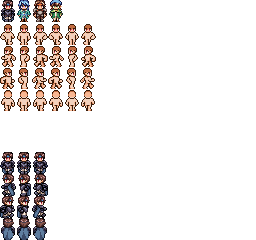
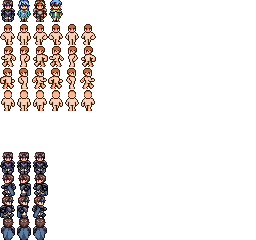
Two versions of the same layered image (256x240). Layer-by-layer changes:
painted on "Paint Layer 4" (2nd of 2, in "Hilda") over [2, 0, 13, 6]
painted on "Line" (3rd of 28, in "Hilda") over [2, 0, 13, 6]
painted on "Color" (4th of 29, in "Hilda") over [2, 0, 13, 6]
painted on "Paint Layer 3" (2nd of 2, in "Jawhn") over [2, 0, 13, 6]
painted on "Line" (19th of 28, in "Male" › "back_walk1_male") over [2, 0, 45, 158]
painted on "Color" (20th of 29, in "Male" › "back_walk1_male") over [2, 0, 45, 158]
painted on "Line" (27th of 28, in "Male" › "Base_male") over [2, 0, 13, 6]
painted on "Color" (28th of 29, in "Male" › "Base_male") over [2, 0, 13, 6]
painted on "Male Merged" over [2, 152, 46, 224]
